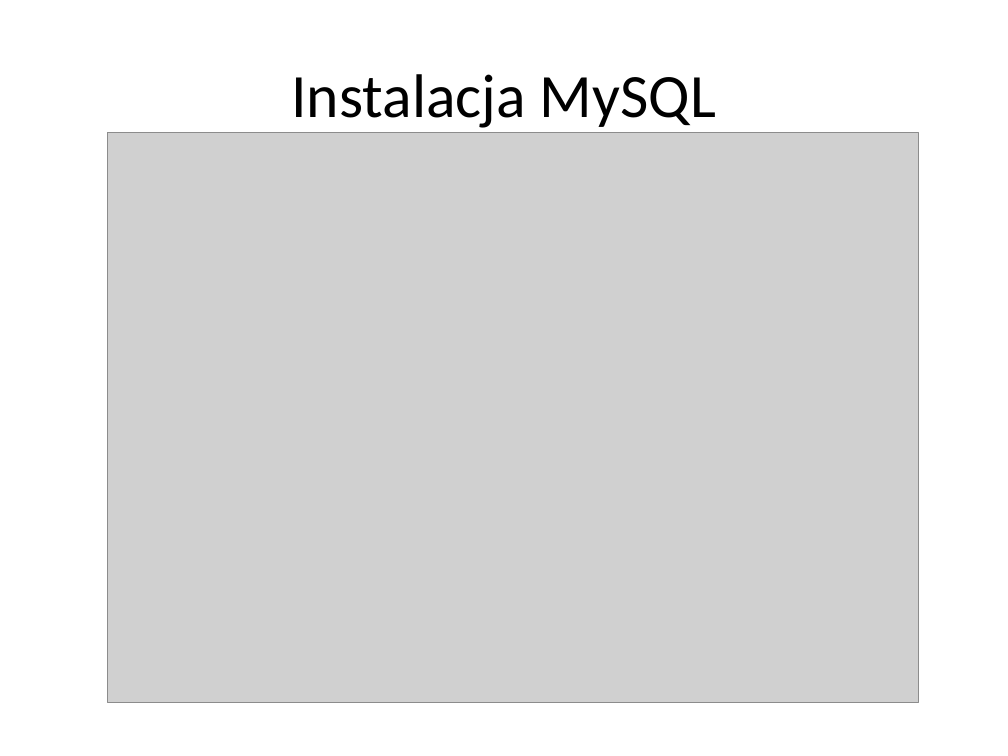
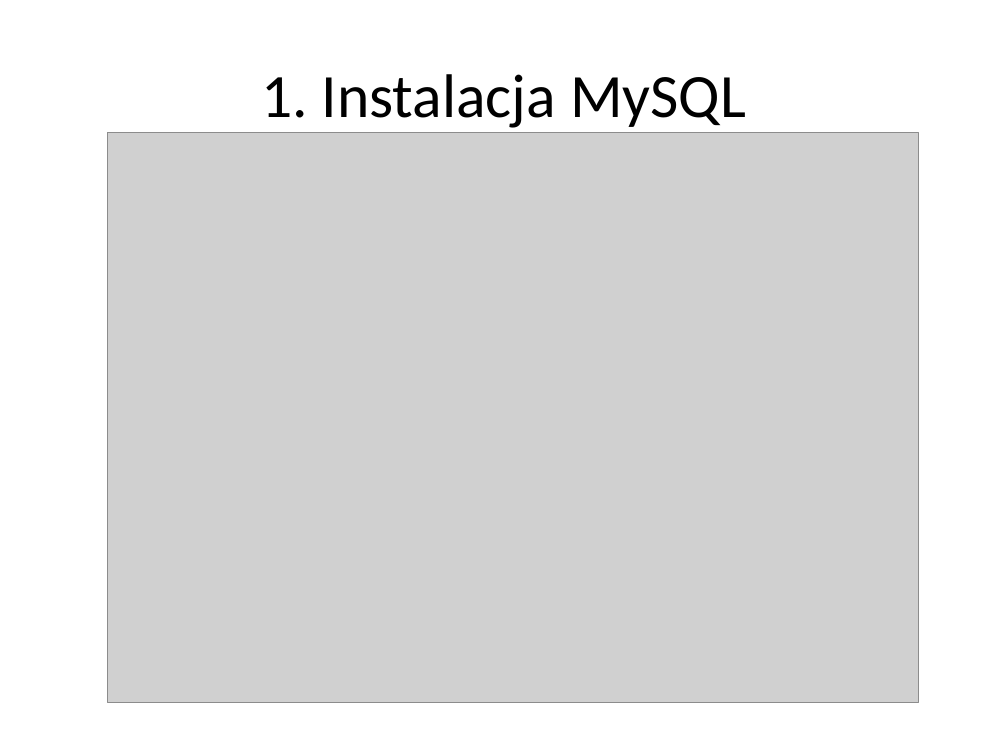
Before and after one commit to alicjasalamon/DB2, a slide deck: slide 6 of MySQL + Hibernate.pptx. Drawn at 1008x756 pixels with LibreOffice and Linux fonts; fonts in the diff are those of the drawing; grey boxes stand for pictures. Boxes give left, top, right and bottom in pixels: in the first picture for what was removed or moved away, otherwise in the second. Text is boxed around its words. In the diff, an @@ line names an element or a change of style, - is before the commit and + after.

```diff
--- a/MySQL + Hibernate.pptx
+++ b/MySQL + Hibernate.pptx
@@ title at (261,74,746,128): text changed @@
-Instalacja MySQL
+1. Instalacja MySQL
```
Also in this commit, not shown: 4 other slides changed, 9 slides added, 7 slides removed, 5 other files.
